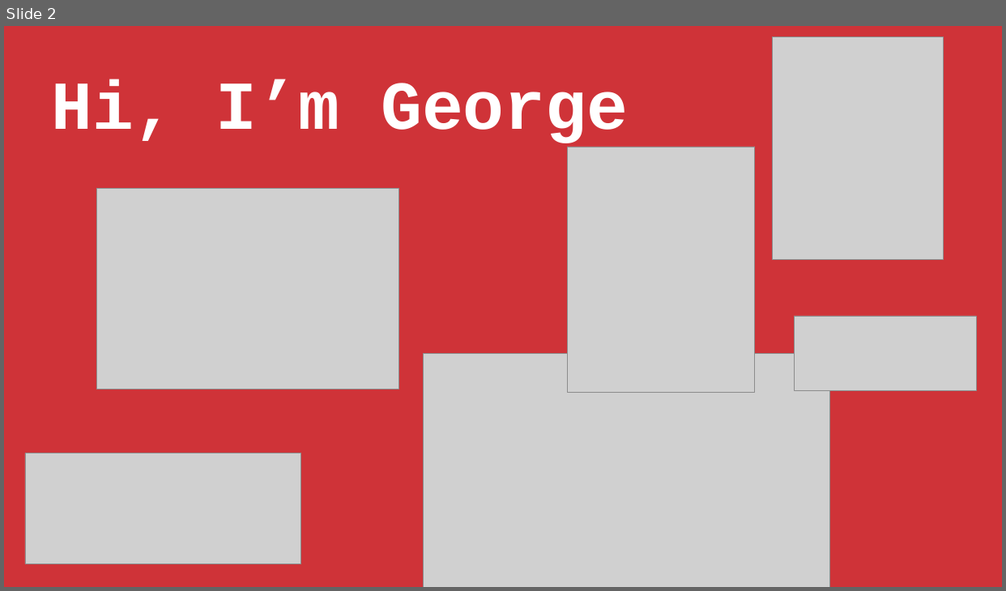
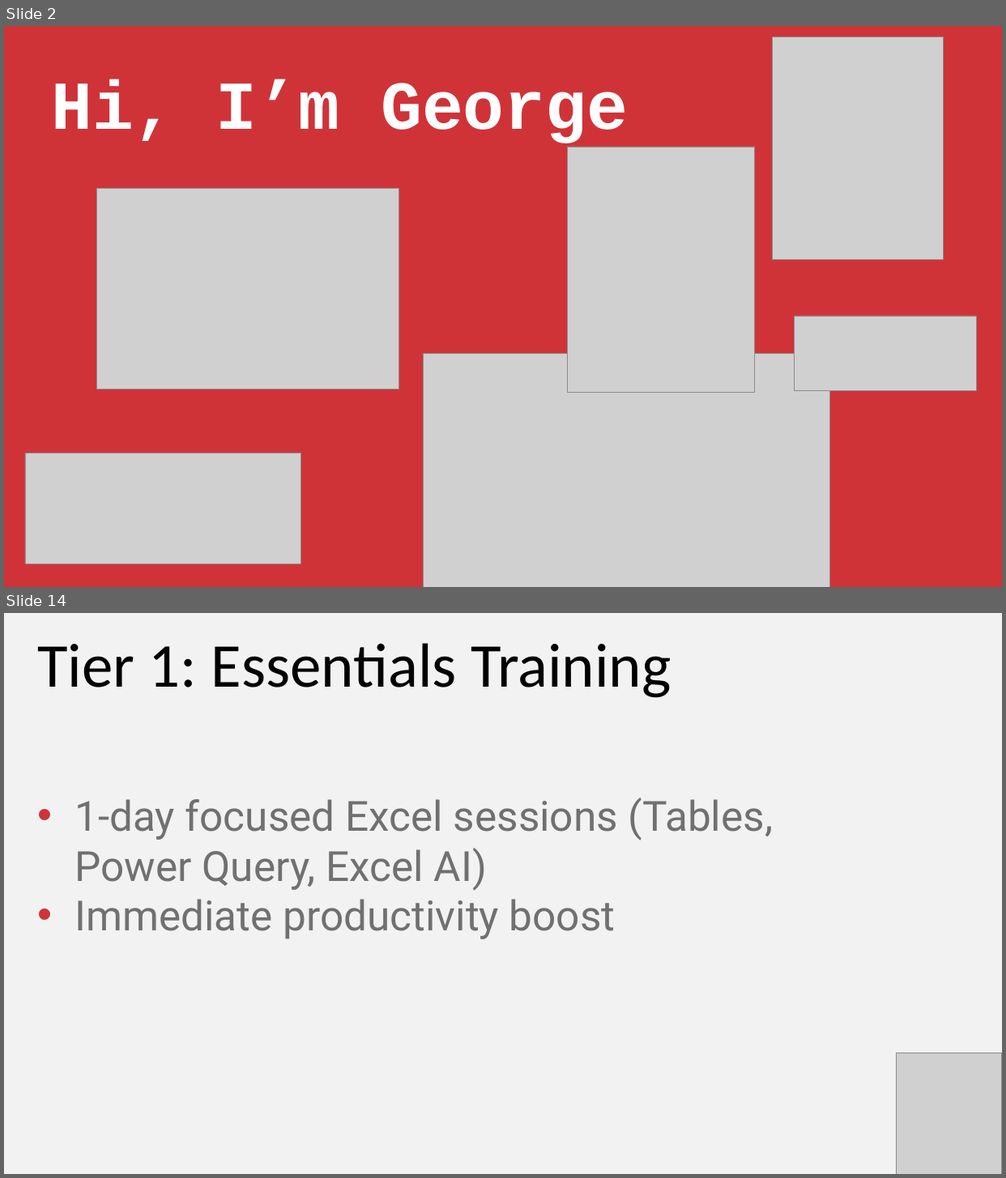
Before and after one commit to stringfestdata/modern-excel-demo-day, a slide deck: modern-excel-demo-day.pptx. Shown one above the other, each under a label of ours: slide 2 before the commit, slides 2 and 14 after it; the slides between them are not shown. The pictures are 1006x591 and 1006x1178 pixels, drawn with LibreOffice and Linux fonts; fonts in the diff are those of the drawing; grey boxes stand for pictures. Boxes give left, top, right and bottom in pixels: in the first picture for what was removed or moved away, otherwise in the second. Text is boxed around its words. In the diff, an @@ line names an element or a change of style, - is before the commit and + after.

```diff
--- a/modern-excel-demo-day.pptx
+++ b/modern-excel-demo-day.pptx
@@ slide 14 added at (x1=4, y1=613, x2=1002, y2=1174), background #F2F2F2 @@
@@ text added at (x1=37, y1=643, x2=671, y2=698), 90 pt, text #000000 @@
+Tier 1: Essentials Training
@@ text added at (x1=74, y1=798, x2=773, y2=939), 60 pt, text #707070 @@
+• 1-day focused Excel sessions (Tables, Power Query, Excel AI)
+• Immediate productivity boost
@@ picture added at (x1=896, y1=1053, x2=1001, y2=1174) @@
```
Also in this commit, not shown: 1 slide changed, 18 other slides added, 5 slides removed, 1 other file.
